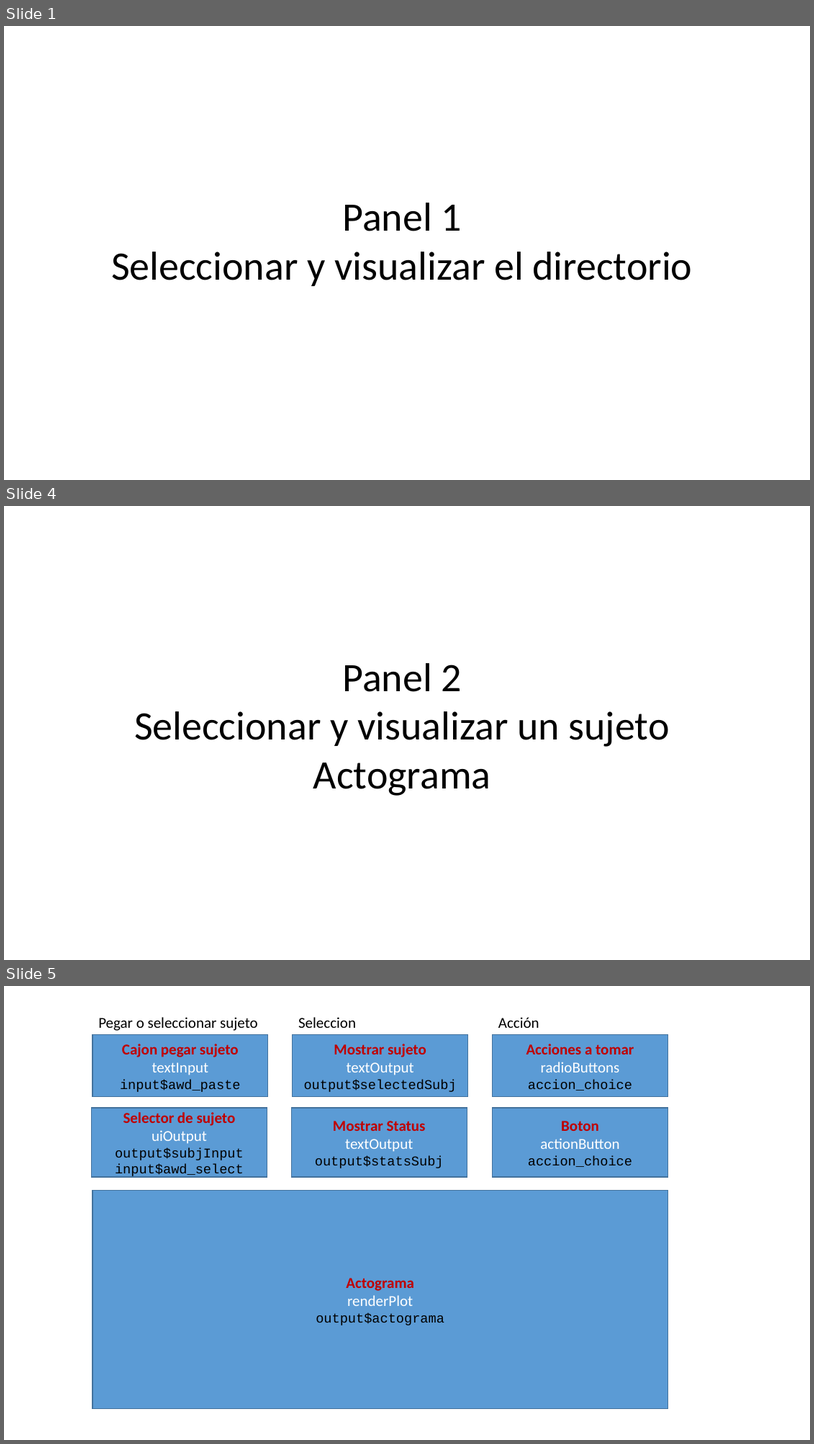
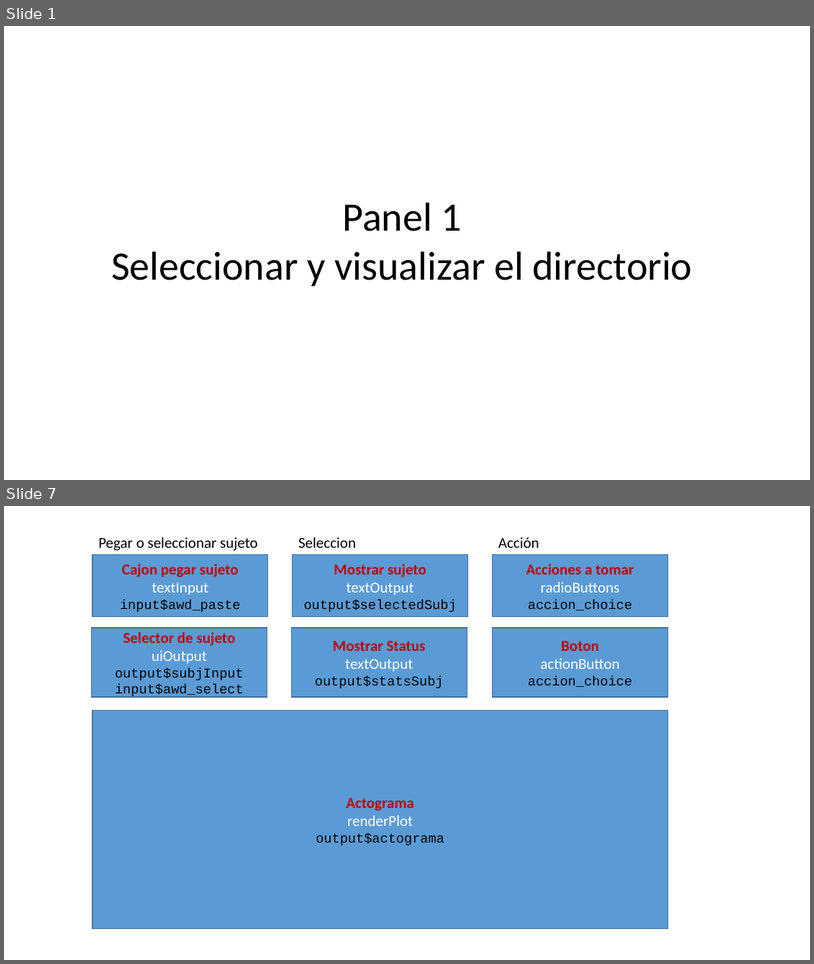
Before and after one commit to olitroski/Actigrafia, a slide deck: flujo edicion.pptx. Shown one above the other, each under a label of ours: slides 1, 4 and 5 before the commit, slides 1 and 7 after it; the slides between them are not shown. The pictures are 814x1444 and 814x964 pixels, drawn with LibreOffice and Linux fonts; fonts in the diff are those of the drawing. Boxes give left, top, right and bottom in pixels: in the first picture for what was removed or moved away, otherwise in the second. Text is boxed around its words. In the diff, an @@ line names an element or a change of style, - is before the commit and + after.

```diff
--- a/flujo edicion.pptx
+++ b/flujo edicion.pptx
@@ slide 4 removed at box(4, 506, 810, 960), background #FFFFFF @@
@@ text removed at box(134, 663, 670, 795) @@
-Panel 2
-Seleccionar y visualizar un sujeto
-Actograma
@@ what was slide 5 is now slide 7 @@
```
Also in this commit, not shown: 2 slides changed, 3 slides added, 2 other slides removed, 16 other files.
